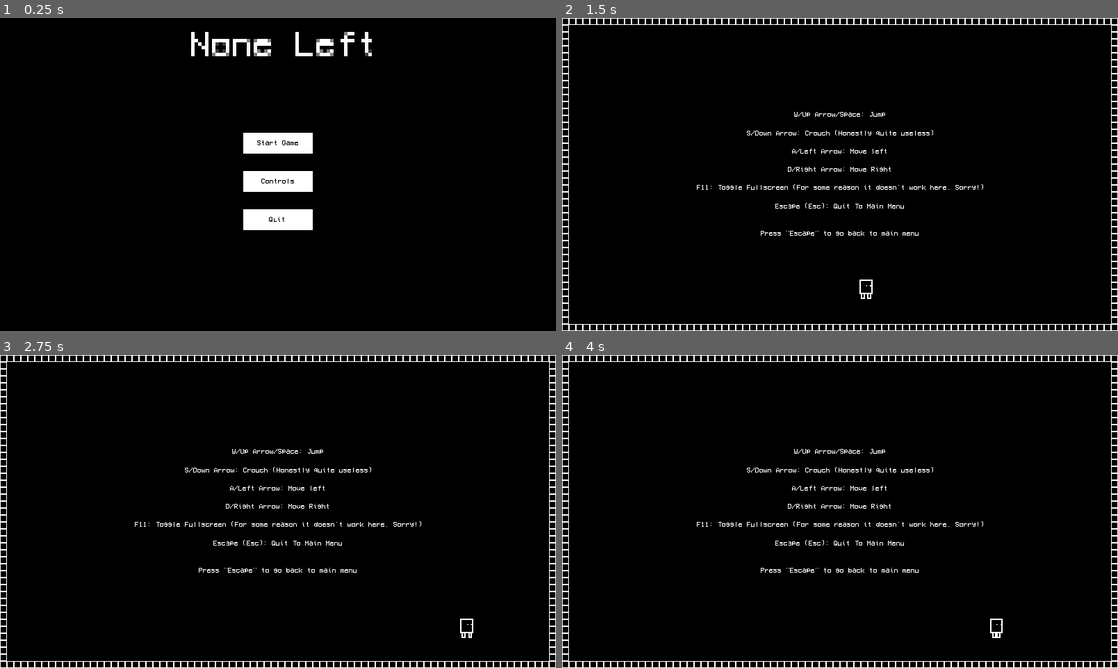
Above: before the commit, frames 1-4 (two rows, left to right).
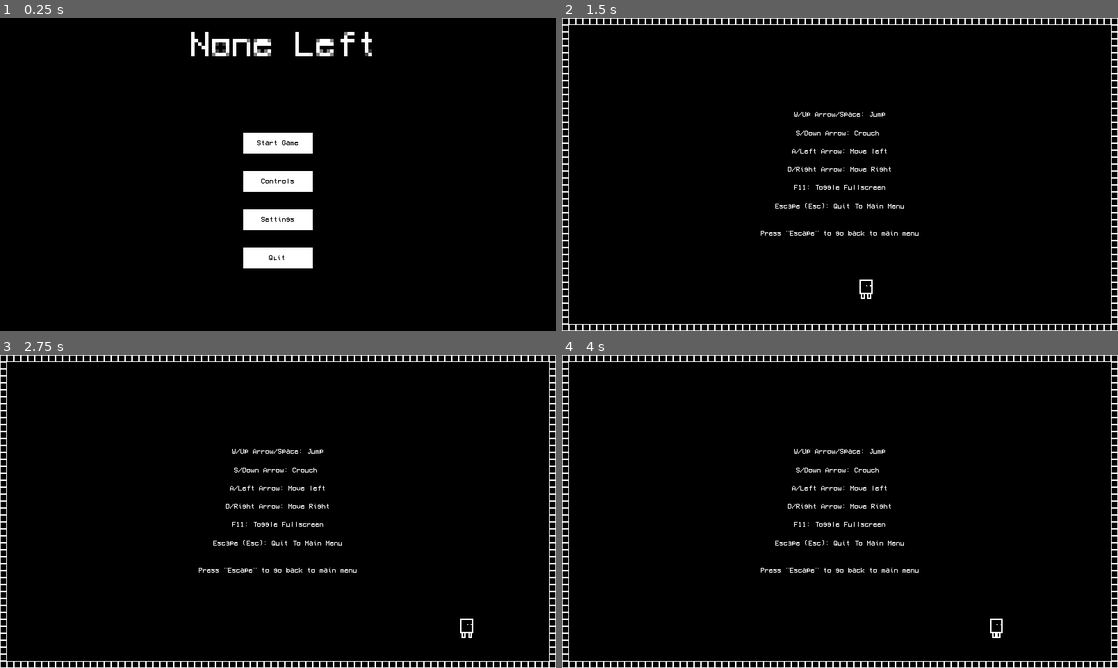
Above: after the commit, the same moments.

Repository: MrUnny/None-Left
Game: Godot game, scene res://Title Screen/Title Screen.tscn
The game is run twice, just before and just after one commit, with the same random seed, the same clock (stepped at 60 frames per second) and the same inputs.
Inputs:
- Up to frame 1 (0.25 s): no input
- Up to frame 2 (1.5 s): click "Controls" at 0.5 s; tap R (restart) at 1.25 s; hold D (right) from 1.28 s (still down); hold W (up) from 1.28 s (still down)
- Up to frame 3 (2.75 s): keep holding D (right); tap R (restart) at 2 s; release W (up) at 2.03 s; tap W (up) at 2.1, 2.27, 2.57 s
- Up to frame 4 (4 s): tap R (restart) at 2.75, 3.5 s; release D (right) at 2.78 s; hold A (left) 2.78-3.53 s; hold W (up) 2.78-3.53 s; hold D (right) from 3.53 s (still down); tap W (up) at 3.6, 3.77 s

The runs differ from the first frame. In frame 1, 0.9% of the frame differs, in the area x 43-57%, y 63-80%; in frame 2, 0.5%; in frame 3, 0.5%; in frame 4, 0.5%.

Commit message:
The update no one wanted

Diff:
--- /dev/null
+++ b/Autoloads/MusicController.gd
@@ -0,0 +1,27 @@
+extends Node
+
+# Please ignore the rant I went on about myself not putting nodes in variables in "Player.gd"
+
+# I made this whole thing just so music didn't stop playing when going between settings/controls in the Main Menu
+
+func PlayMusic(music):
+	var loadedMusic = load(music)
+	$Music.stream = loadedMusic
+	$Music.play()
+
+func StopMusic():
+	$Music.stop()
+
+func IsMusicPlaying():
+	# This is definitely a candidate for r/badcode
+	if $Music.playing == true:
+		return true
+	else:
+		return false
+
+func _notification(what):
+	match what:
+		NOTIFICATION_WM_FOCUS_OUT:
+			AudioServer.set_bus_mute(0, true)
+		NOTIFICATION_WM_FOCUS_IN:
+			AudioServer.set_bus_mute(0, false)
--- /dev/null
+++ b/Autoloads/MusicController.tscn
@@ -0,0 +1,9 @@
+[gd_scene load_steps=2 format=2]
+
+[ext_resource path="res://Autoloads/MusicController.gd" type="Script" id=1]
+
+[node name="MusicController" type="Node"]
+script = ExtResource( 1 )
+
+[node name="Music" type="AudioStreamPlayer" parent="."]
+bus = "Music"
--- /dev/null
+++ b/Autoloads/ScreenController.gd
@@ -0,0 +1,5 @@
+extends Node
+
+func _process(delta):
+	if Input.is_action_just_pressed("toggle_fullscreen"):
+		OS.window_fullscreen = !OS.window_fullscreen
--- /dev/null
+++ b/Autoloads/ScreenController.tscn
@@ -0,0 +1,6 @@
+[gd_scene load_steps=2 format=2]
+
+[ext_resource path="res://Autoloads/ScreenController.gd" type="Script" id=1]
+
+[node name="ScreenController" type="Node"]
+script = ExtResource( 1 )
--- a/Player/Player.gd
+++ b/Player/Player.gd
@@ -16,7 +16,7 @@
 var candie = true
 
 
-# WHAT THE FUCK DID I DO WHY DIDN'T I PUT ANY VARIABLES FOR THE NODES I HAD 4 DAYS LEFT I WASN'T IN A TIME CRUNCH WHY WHY WHY WHY WHY WHY WHY
+# WHAT THE FUCK DID I DO WHY DIDN'T I PUT ANY VARIABLES FOR THE NODES I HAD 10 DAYS LEFT I WASN'T IN A TIME CRUNCH WHY WHY WHY WHY WHY WHY WHY
 # I'm lucky I didn't do it too much so the game still runs fine. But still, Why?!
 func die():
 	if candie:
@@ -64,17 +64,13 @@
 
 	vel = move_and_slide(vel, UP) #This actually makes the player able to move
 
-	#Toggling fullscreen
-	if Input.is_action_just_pressed("toggle_fullscreen"): #F11, player cannot hold down F11 making the window freak out (PS: I really didn't need to write this comment, but here it is)
-		OS.window_fullscreen = !OS.window_fullscreen
-
 	#Quitting to title screen
 	if Input.is_action_just_pressed("ui_cancel"):
 		get_tree().change_scene("res://Title Screen/Title Screen.tscn")
 
 	#Reloading current scene (For testing purposes)
-	if Input.is_action_just_pressed("reload"): #Shift+R
-		get_tree().reload_current_scene()
+	#if Input.is_action_just_pressed("reload"): #Shift+R
+	#	get_tree().reload_current_scene()
 
 	#When the player dies they can restart the level they died in
 	if Input.is_action_pressed("restart") and canrestart == true:
--- a/Title Screen/Controls/Controls.gd
+++ b/Title Screen/Controls/Controls.gd
@@ -5,5 +5,7 @@
 		get_tree().change_scene("res://Title Screen/Title Screen.tscn")
 
 	# For some reason this just never worked on the controls screen, it worked everywhere else but not here, and it's the same exact code
-	if Input.is_action_just_pressed("toggle_fullscreen"):
-		OS.window_fullscreen = !OS.window_fullscreen
+	#if Input.is_action_just_pressed("toggle_fullscreen"):
+	#	OS.window_fullscreen = !OS.window_fullscreen
+	# It didn't work here because the player also has a fullscreen function like this, and they conflict with each other
+	# There is now an autoload that toggles fullscreen no matter the scene. Updates, people, updates!
--- a/Title Screen/Controls/Controls.tscn
+++ b/Title Screen/Controls/Controls.tscn
@@ -32,13 +32,13 @@
 margin_bottom = 720.0
 text = "W/Up Arrow/Space: Jump
 
-S/Down Arrow: Crouch (Honestly quite useless)
+S/Down Arrow: Crouch
 
 A/Left Arrow: Move left
 
 D/Right Arrow: Move Right
 
-F11: Toggle Fullscreen (For some reason it doesn't work here. Sorry!)
+F11: Toggle Fullscreen
 
 Escape (Esc): Quit To Main Menu
 
--- /dev/null
+++ b/Title Screen/Settings/Settings.gd
@@ -0,0 +1,34 @@
+extends Control
+
+# "Oh wow, this looks terrible" -Funny Swedish Gamer (but not PewDiePie)
+
+func _input(event):
+	if Input.is_action_pressed("ui_cancel"):
+		get_tree().change_scene("res://Title Screen/Title Screen.tscn")
+
+func _ready():
+	if AudioServer.is_bus_mute(2):
+		$MuteMusic.text = "Unmute Music"
+		$MuteMusic.pressed = true
+	if AudioServer.is_bus_mute(1):
+		$MuteSFX.text = "Unmute SFX"
+		$MuteSFX.pressed = true
+
+func _on_MuteMusic_toggled(button_pressed):
+	if button_pressed:
+		$MuteMusic.text = "Unmute Music"
+		AudioServer.set_bus_mute(2, true)
+	else:
+		$MuteMusic.text = "Mute Music"
+		AudioServer.set_bus_mute(2, false)
+
+func _on_MuteSFX_toggled(button_pressed):
+	if button_pressed:
+		$MuteSFX.text = "Unmute SFX"
+		AudioServer.set_bus_mute(1, true)
+	else:
+		$MuteSFX.text = "Mute SFX"
+		AudioServer.set_bus_mute(1, false)
+
+func _on_MainMenu_pressed():
+	get_tree().change_scene("res://Title Screen/Title Screen.tscn")
--- /dev/null
+++ b/Title Screen/Settings/Settings.tscn
@@ -0,0 +1,63 @@
+[gd_scene load_steps=3 format=2]
+
+[ext_resource path="res://DefaultTheme.tres" type="Theme" id=1]
+[ext_resource path="res://Title Screen/Settings/Settings.gd" type="Script" id=2]
+
+[node name="Settings" type="Control"]
+anchor_right = 1.0
+anchor_bottom = 1.0
+script = ExtResource( 2 )
+__meta__ = {
+"_edit_use_anchors_": false
+}
+
+[node name="MuteMusic" type="Button" parent="."]
+anchor_left = 0.5
+anchor_top = 0.5
+anchor_right = 0.5
+anchor_bottom = 0.5
+margin_left = -80.0
+margin_top = -48.15
+margin_right = 80.0
+margin_bottom = -0.149994
+focus_mode = 0
+theme = ExtResource( 1 )
+toggle_mode = true
+enabled_focus_mode = 0
+text = "Mute Music"
+__meta__ = {
+"_edit_use_anchors_": false
+}
+
+[node name="MuteSFX" type="Button" parent="."]
+anchor_left = 0.5
+anchor_top = 0.5
+anchor_right = 0.5
+anchor_bottom = 0.5
+margin_left = -80.0
+margin_top = 18.0
+margin_right = 80.0
+margin_bottom = 66.0
+focus_mode = 0
+theme = ExtResource( 1 )
+toggle_mode = true
+enabled_focus_mode = 0
+text = "Mute SFX"
+__meta__ = {
+"_edit_use_anchors_": false
+}
+
+[node name="MainMenu" type="Button" parent="."]
+anchor_top = 1.0
+anchor_bottom = 1.0
+margin_top = -48.0
+margin_right = 160.0
+theme = ExtResource( 1 )
+text = "Main Menu"
+__meta__ = {
+"_edit_use_anchors_": false
+}
+
+[connection signal="toggled" from="MuteMusic" to="." method="_on_MuteMusic_toggled"]
+[connection signal="toggled" from="MuteSFX" to="." method="_on_MuteSFX_toggled"]
+[connection signal="pressed" from="MainMenu" to="." method="_on_MainMenu_pressed"]
--- a/Title Screen/Title Screen.gd
+++ b/Title Screen/Title Screen.gd
@@ -1,14 +1,25 @@
 extends Control
 
-func _physics_process(delta):
-	if Input.is_action_just_pressed("toggle_fullscreen"):
-		OS.window_fullscreen = !OS.window_fullscreen
+onready var quitButton = $Quit
+
+func _ready():
+	if !MusicController.IsMusicPlaying():
+		MusicController.PlayMusic("res://Sounds/Music/Title Screen.ogg")
+
+	if OS.get_name() == "HTML5":
+		quitButton.disabled = true
+		quitButton.visible = false
 
 func _on_Quit_pressed():
 	get_tree().quit()
 
 func _on_Controls_pressed():
 	get_tree().change_scene("res://Title Screen/Controls/Controls.tscn")
+	print("Changed scene")
+
+func _on_Settings_pressed():
+	get_tree().change_scene("res://Title Screen/Settings/Settings.tscn")
 
 func _on_Start_Game_pressed():
+	MusicController.StopMusic()
 	get_tree().change_scene("res://Levels/Level 1/Level 1.tscn")
--- a/Title Screen/Title Screen.tscn
+++ b/Title Screen/Title Screen.tscn
@@ -1,9 +1,8 @@
-[gd_scene load_steps=6 format=2]
+[gd_scene load_steps=5 format=2]
 
 [ext_resource path="res://VCR_OSD_MONO.ttf" type="DynamicFontData" id=1]
 [ext_resource path="res://Title Screen/Title Screen.gd" type="Script" id=2]
 [ext_resource path="res://DefaultTheme.tres" type="Theme" id=3]
-[ext_resource path="res://Sounds/Music/Title Screen.ogg" type="AudioStream" id=4]
 
 [sub_resource type="DynamicFont" id=1]
 font_data = ExtResource( 1 )
@@ -62,6 +61,25 @@
 focus_mode = 0
 enabled_focus_mode = 0
 text = "Controls"
+__meta__ = {
+"_edit_use_anchors_": false
+}
+
+[node name="Settings" type="Button" parent="."]
+anchor_left = 0.5
+anchor_top = 0.622
+anchor_right = 0.5
+anchor_bottom = 0.622
+margin_left = -80.0
+margin_top = -7.84
+margin_right = 80.0
+margin_bottom = 40.16
+focus_mode = 0
+enabled_focus_mode = 0
+text = "Settings"
+__meta__ = {
+"_edit_use_anchors_": false
+}
 
 [node name="Quit" type="Button" parent="."]
 anchor_left = 0.5
@@ -69,9 +87,9 @@
 anchor_right = 0.5
 anchor_bottom = 0.622
 margin_left = -80.0
-margin_top = -7.84003
+margin_top = 80.16
 margin_right = 80.0
-margin_bottom = 40.16
+margin_bottom = 128.16
 focus_mode = 0
 enabled_focus_mode = 0
 text = "Quit"
@@ -79,11 +97,7 @@
 "_edit_use_anchors_": false
 }
 
-[node name="AudioStreamPlayer" type="AudioStreamPlayer" parent="."]
-stream = ExtResource( 4 )
-autoplay = true
-bus = "Music"
-
 [connection signal="pressed" from="Start Game" to="." method="_on_Start_Game_pressed"]
 [connection signal="pressed" from="Controls" to="." method="_on_Controls_pressed"]
+[connection signal="pressed" from="Settings" to="." method="_on_Settings_pressed"]
 [connection signal="pressed" from="Quit" to="." method="_on_Quit_pressed"]
--- a/project.godot
+++ b/project.godot
@@ -22,6 +22,11 @@
 boot_splash/bg_color=Color( 0, 0, 0, 1 )
 config/icon="res://Player/RobotMC.png"
 config/windows_native_icon="res://gameicon.ico"
+
+[autoload]
+
+MusicController="*res://Autoloads/MusicController.tscn"
+ScreenController="*res://Autoloads/ScreenController.tscn"
 
 [display]
 
@@ -75,6 +80,7 @@
 
 [rendering]
 
+quality/driver/driver_name="GLES2"
 quality/filters/anisotropic_filter_level=1
 environment/default_clear_color=Color( 0, 0, 0, 1 )
 environment/default_environment="res://default_env.tres"
Not shown, changed: export_presets.cfg
